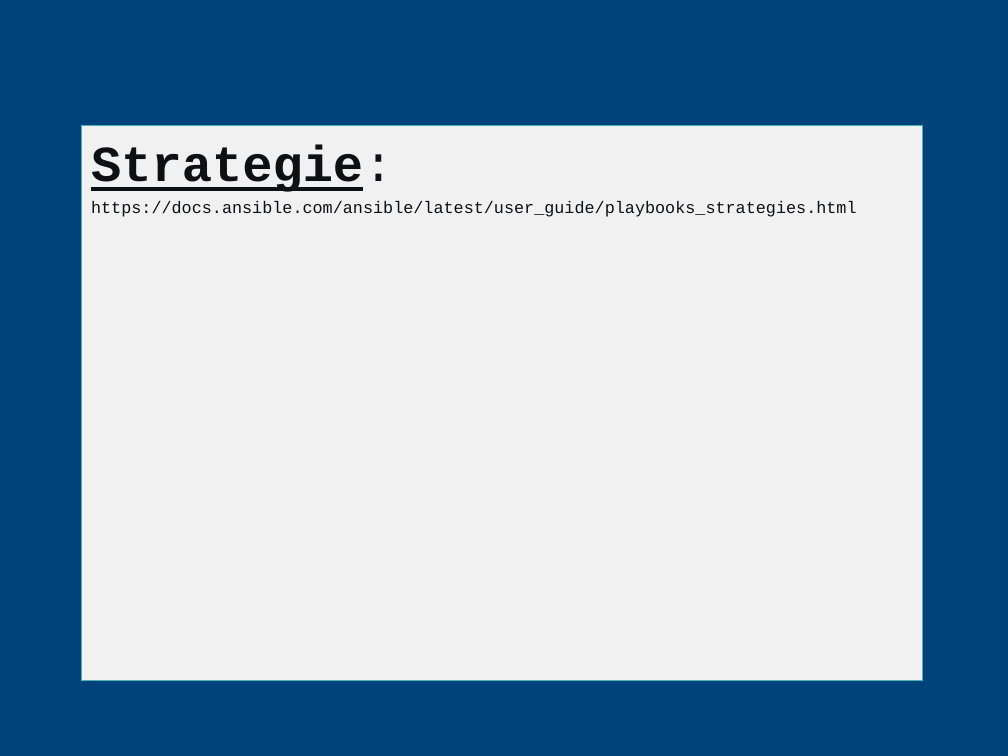
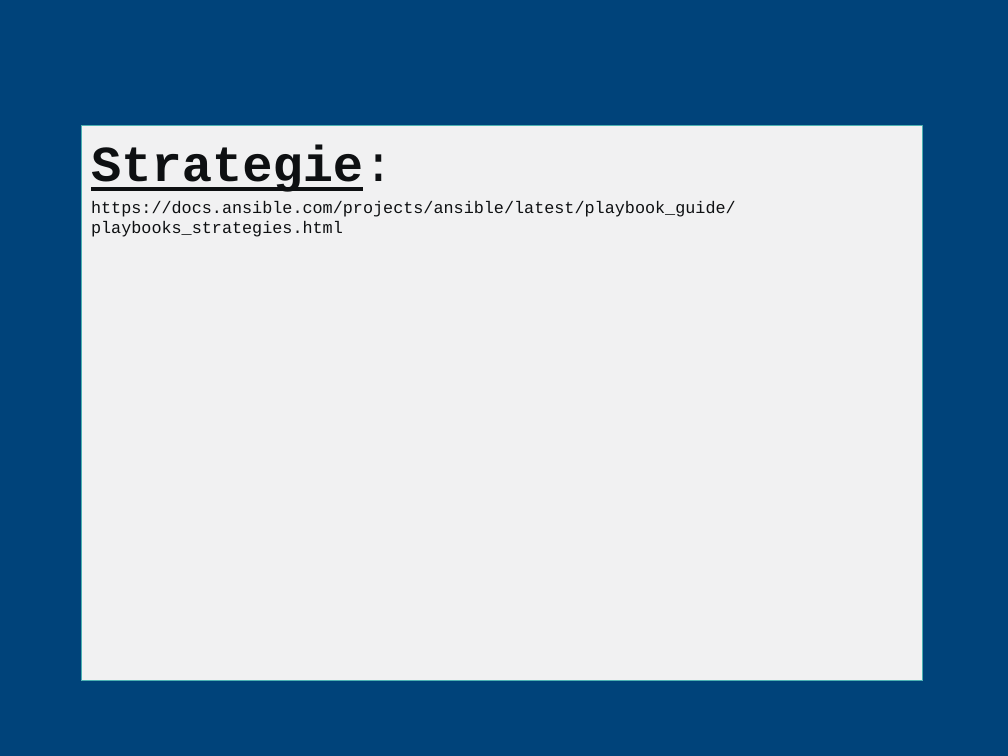
Before and after one commit to CCoupel/ansible-training, a slide deck: slide 162 of Ansible Training.pptx. Drawn at 1008x756 pixels with LibreOffice and Linux fonts; fonts in the diff are those of the drawing; background and template pictures are left out. Boxes give left, top, right and bottom in pixels: in the first picture for what was removed or moved away, otherwise in the second. Text is boxed around its words. In the diff, an @@ line names an element or a change of style, - is before the commit and + after.

```diff
--- a/Ansible Training.pptx
+++ b/Ansible Training.pptx
@@ text in freeform shape at box(91, 201, 736, 237): text changed @@
-https://docs.ansible.com/ansible/latest/user_guide/playbooks_strategies.html
+https://docs.ansible.com/projects/ansible/latest/playbook_guide/playbooks_strategies.html
```
Also in this commit, not shown: 16 other slides changed, 4 slides added, 4 slides removed.
